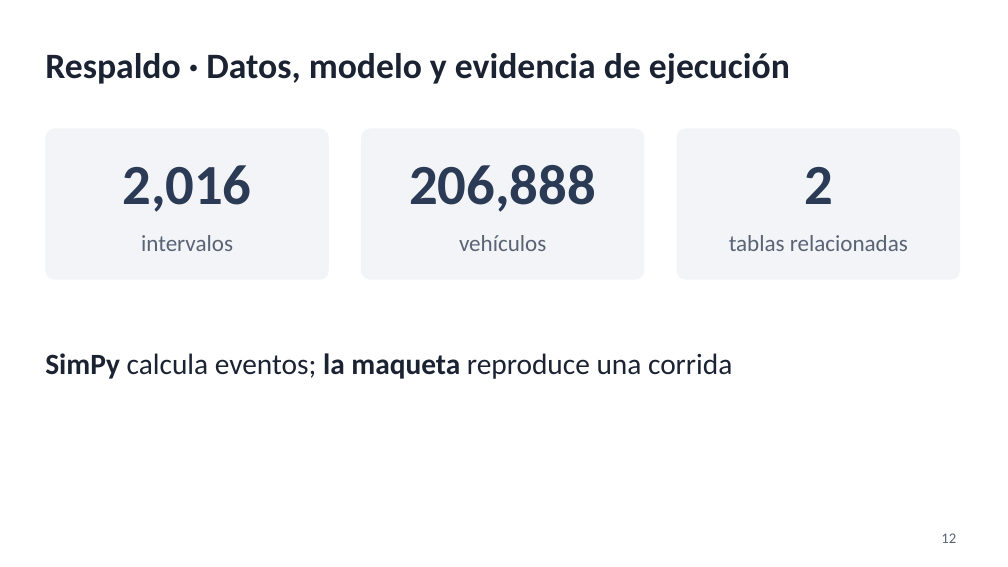
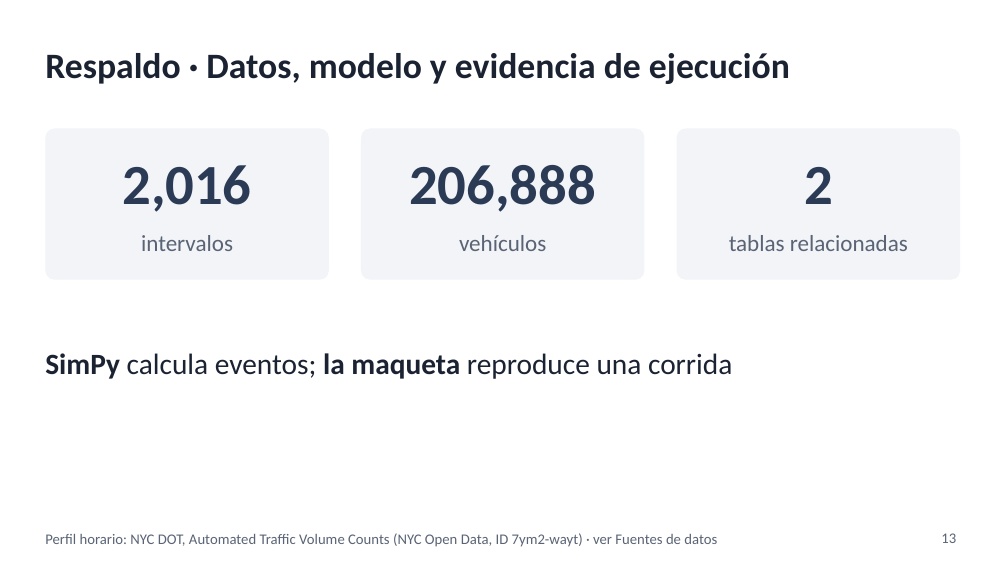
Before and after one commit to Streelet/coordinacion-semaforica, a slide deck: slide 13 of presentacion/resultados/presentacion_resultados.pptx (slide 12 before the commit). Drawn at 1008x567 pixels with LibreOffice and Linux fonts; fonts in the diff are those of the drawing. Boxes give left, top, right and bottom in pixels: in the first picture for what was removed or moved away, otherwise in the second. Text is boxed around its words. In the diff, an @@ line names an element or a change of style, - is before the commit and + after.

```diff
--- a/presentacion/resultados/presentacion_resultados.pptx
+++ b/presentacion/resultados/presentacion_resultados.pptx
@@ text added at <box>45,533,717,547</box>, 14 pt, text #5A6475 @@
+Perfil horario: NYC DOT, Automated Traffic Volume Counts (NYC Open Data, ID 7ym2-wayt) · ver Fuentes de datos
@@ page number at <box>941,533,956,543</box>: text changed @@
-12
+13
```
Also in this commit, not shown: 1 slide added, 5 other files.
